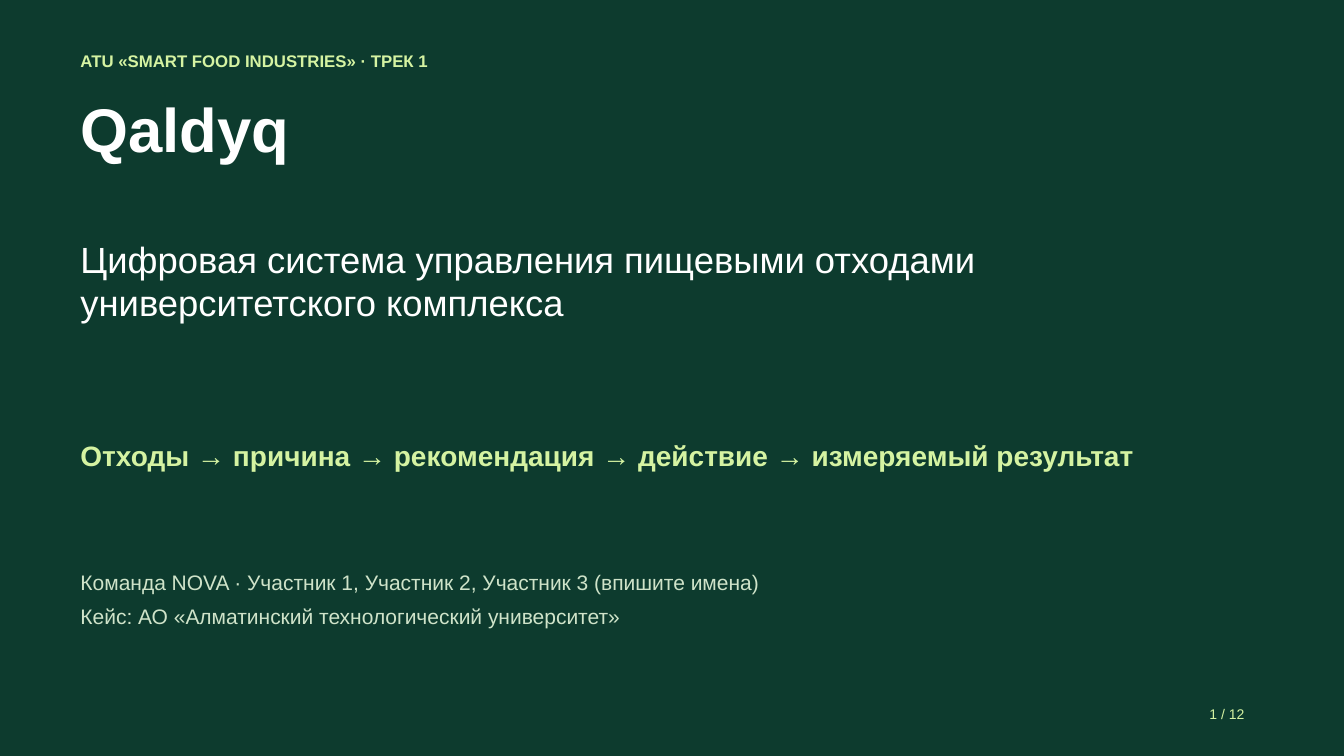
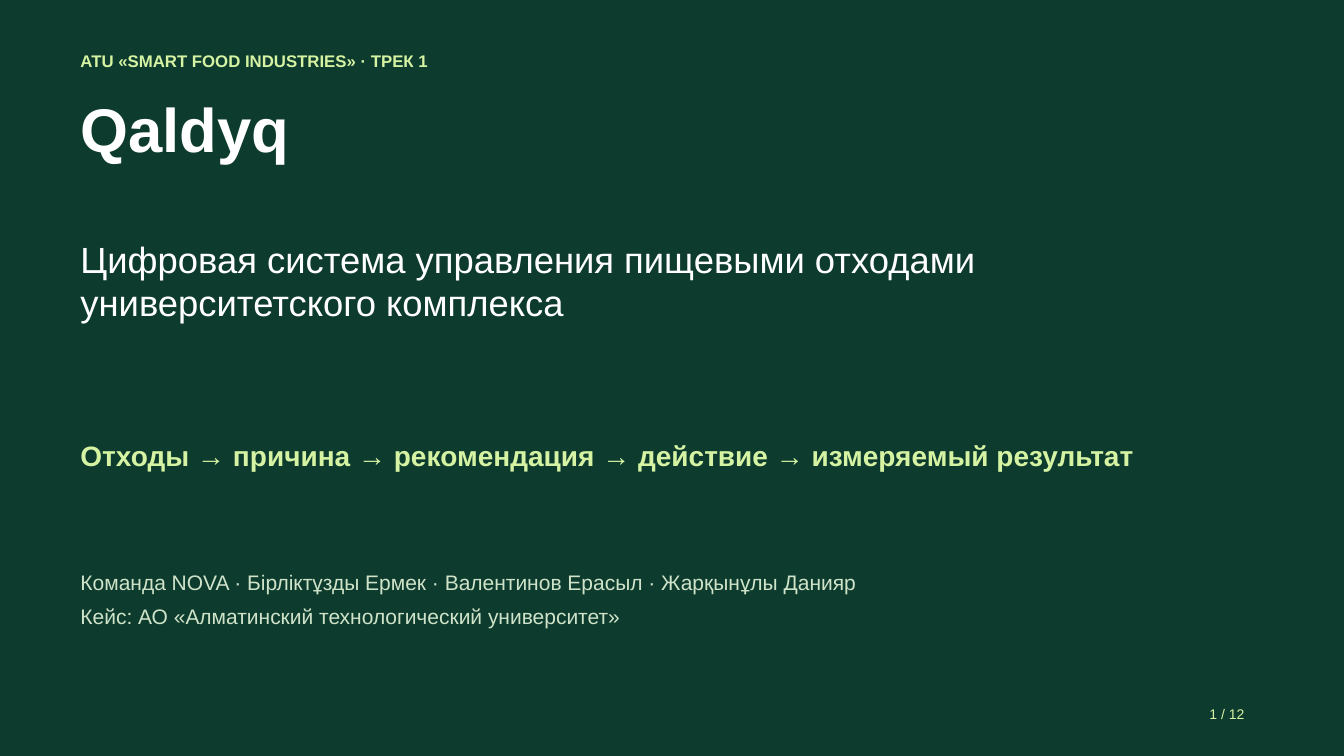
Before and after one commit to zharkynulydaniyar-lab/NOVA_QALDYQ, a slide deck: slide 1 of docs/presentation/Qaldyq-NOVA.pptx. Drawn at 1344x756 pixels with LibreOffice and Linux fonts; fonts in the diff are those of the drawing. Boxes give left, top, right and bottom in pixels: in the first picture for what was removed or moved away, otherwise in the second. Text is boxed around its words. In the diff, an @@ line names an element or a change of style, - is before the commit and + after.

```diff
--- a/docs/presentation/Qaldyq-NOVA.pptx
+++ b/docs/presentation/Qaldyq-NOVA.pptx
@@ text at <box>80,574,856,594</box>: text changed @@
-Команда NOVA · Участник 1, Участник 2, Участник 3 (впишите имена)
+Команда NOVA · Бірліктұзды Ермек · Валентинов Ерасыл · Жарқынұлы Данияр
```
Also in this commit, not shown: 1 other slide changed, 11 other files.
